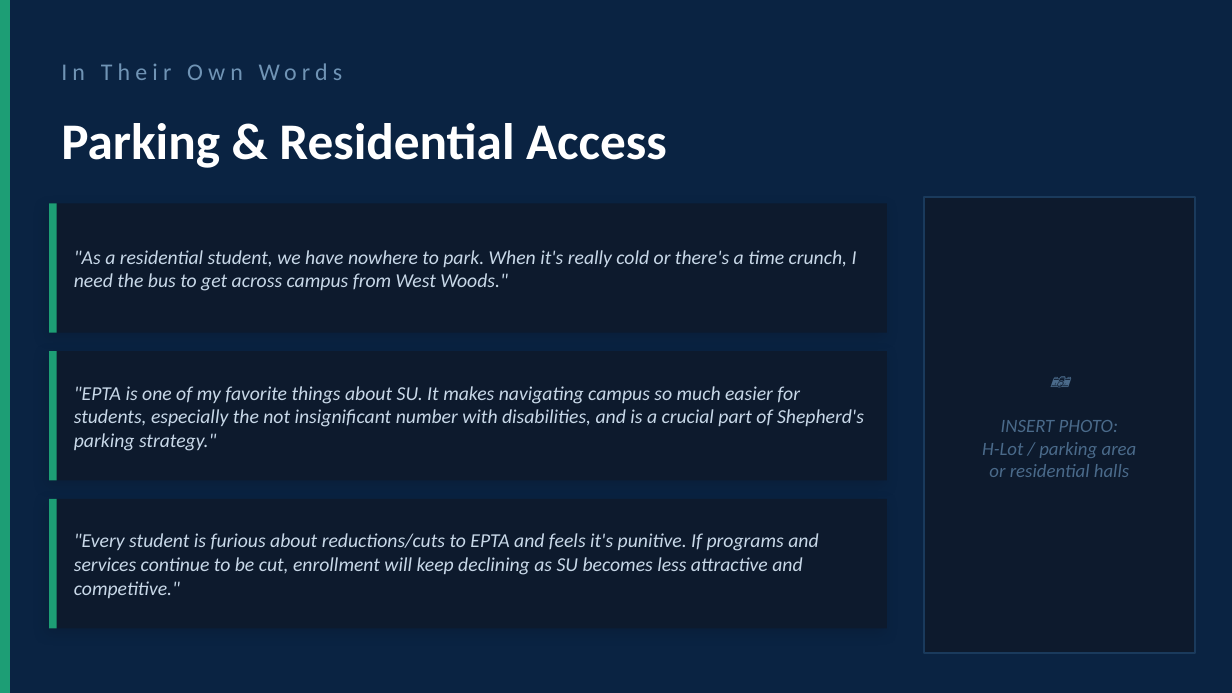
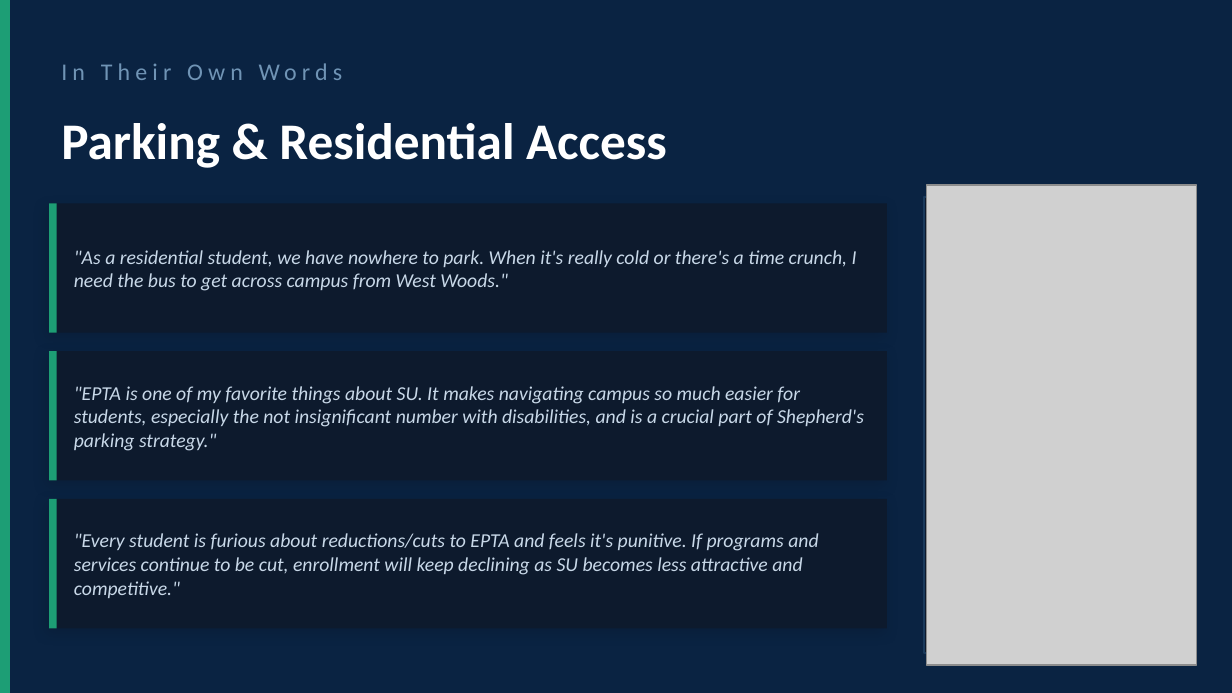
Before and after one commit to meekerwv-boop/Epta_Capstone, a slide deck: slide 18 of EPTA/EPTA_Funding_Case_2025.pptx (slide 15 before the commit). Drawn at 1232x693 pixels with LibreOffice and Linux fonts; fonts in the diff are those of the drawing; grey boxes stand for pictures. Boxes give left, top, right and bottom in pixels: in the first picture for what was removed or moved away, otherwise in the second. Text is boxed around its words. In the diff, an @@ line names an element or a change of style, - is before the commit and + after.

```diff
--- a/EPTA/EPTA_Funding_Case_2025.pptx
+++ b/EPTA/EPTA_Funding_Case_2025.pptx
@@ picture added at (x1=926, y1=185, x2=1196, y2=665) @@
@@ text removed at (x1=982, y1=420, x2=1137, y2=477) @@
-📷
-INSERT PHOTO:
-H-Lot / parking area
-or residential halls
```
Also in this commit, not shown: 12 other slides changed, 4 slides added, 2 slides removed, 6 other files.
